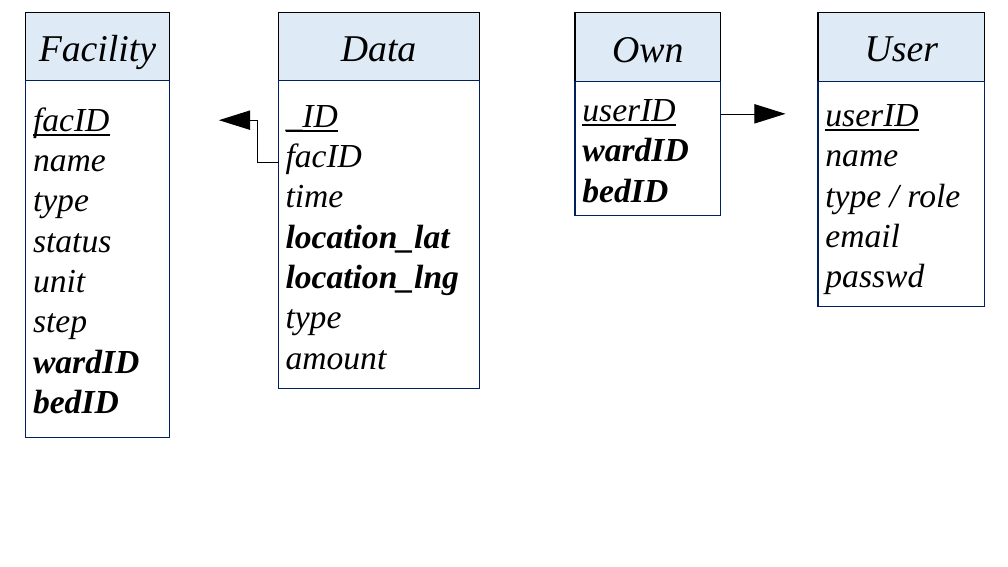
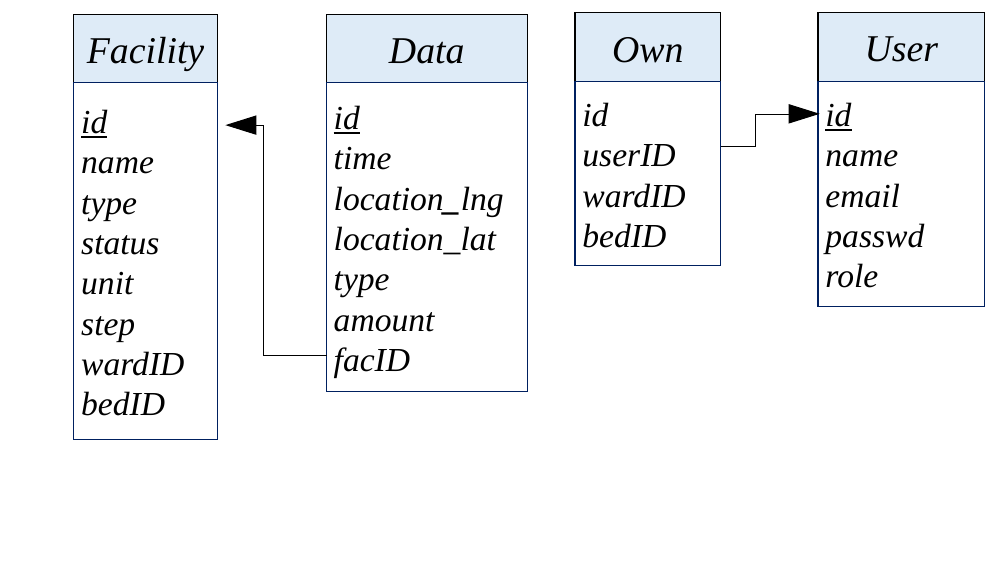
Before and after one commit to roenchina/IoT-Intelligent-Healthcare, a slide deck: slide 1 of report/assets/er.pptx. Drawn at 1008x567 pixels with LibreOffice and Linux fonts; fonts in the diff are those of the drawing. Boxes give left, top, right and bottom in pixels: in the first picture for what was removed or moved away, otherwise in the second. Text is boxed around its words. In the diff, an @@ line names an element or a change of style, - is before the commit and + after.

```diff
--- a/report/assets/er.pptx
+++ b/report/assets/er.pptx
@@ 4 rectangles: place and size @@
-4 rectangles at bbox=[26, 12, 479, 438]
+4 rectangles at bbox=[74, 14, 528, 439]
@@ rectangle "id": place and size @@
-rectangle "id" at bbox=[575, 82, 721, 216]
+rectangle "id" at bbox=[575, 82, 721, 265]
@@ text in rectangle at bbox=[81, 109, 107, 138]: text changed @@
-facID
+id
@@ triangle: place and size @@
-triangle at bbox=[221, 111, 250, 129]
+triangle at bbox=[228, 116, 256, 134]
@@ text in rectangle at bbox=[334, 105, 360, 134]: text changed @@
-_ID
-facID
+id
@@ text in rectangle at bbox=[582, 102, 608, 127]: paragraph added @@
+id
@@ line removed from (755, 114) to (721, 114) @@
@@ elbow line added from (789, 114) to (721, 147), #000000 0.5 pt @@
@@ triangle: place and size @@
-triangle at bbox=[755, 104, 784, 123]
+triangle at bbox=[789, 104, 818, 123]
@@ text in rectangle at bbox=[825, 102, 851, 131]: text changed @@
-userID
+id
@@ line moved from (257, 120) - (250, 120) to (263, 125) - (256, 125) @@
@@ elbow line moved from (278, 161) - (257, 120) to (327, 355) - (263, 125) @@
@@ text in rectangle at bbox=[582, 144, 685, 248]: underline off in "userID"; bold off in "wardID", "bedID" @@
@@ text in rectangle at bbox=[334, 186, 504, 216]: paragraph added @@
+location_lng
@@ text in rectangle at bbox=[825, 183, 960, 213]: paragraph removed @@
-type / role
@@ text in rectangle at bbox=[334, 226, 496, 255]: bold off in "location_lat" @@
@@ text in rectangle at bbox=[286, 264, 459, 295]: paragraph removed @@
-location_lng
@@ text in rectangle at bbox=[825, 263, 878, 288]: paragraph added @@
+role
@@ text in rectangle at bbox=[81, 351, 184, 416]: bold off in "wardID", "bedID" @@
@@ text in rectangle at bbox=[334, 347, 410, 377]: paragraph added @@
+facID
```
Also in this commit, not shown: 1 slide added, 1 slide removed, 2 other files.
